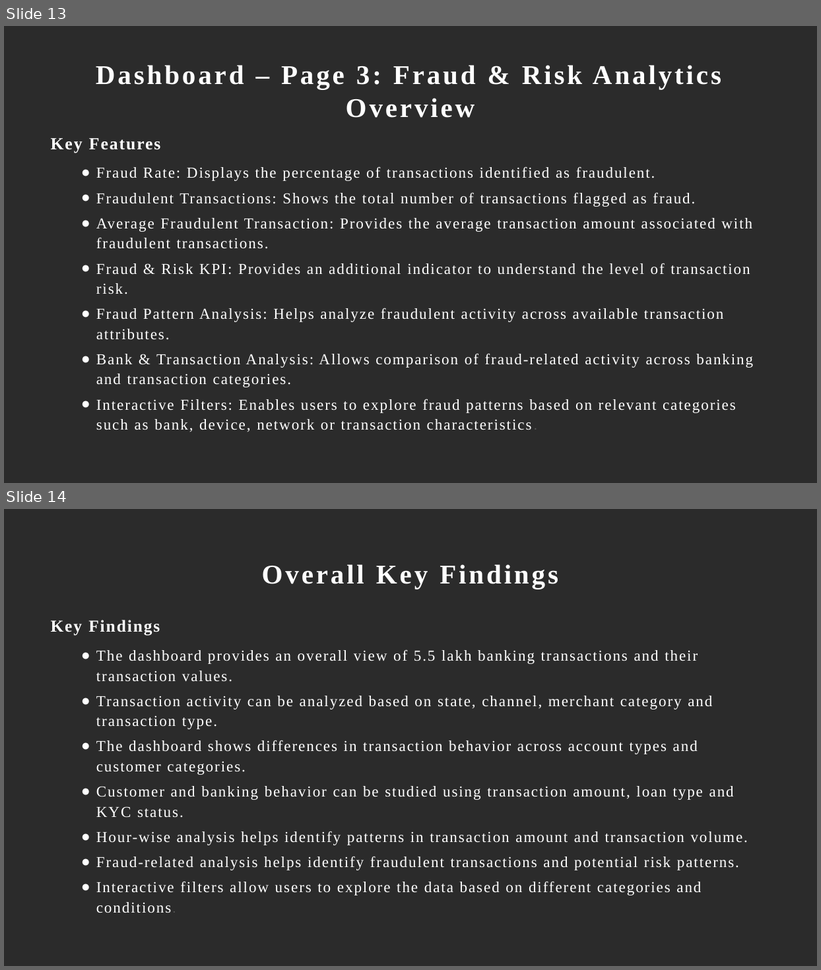
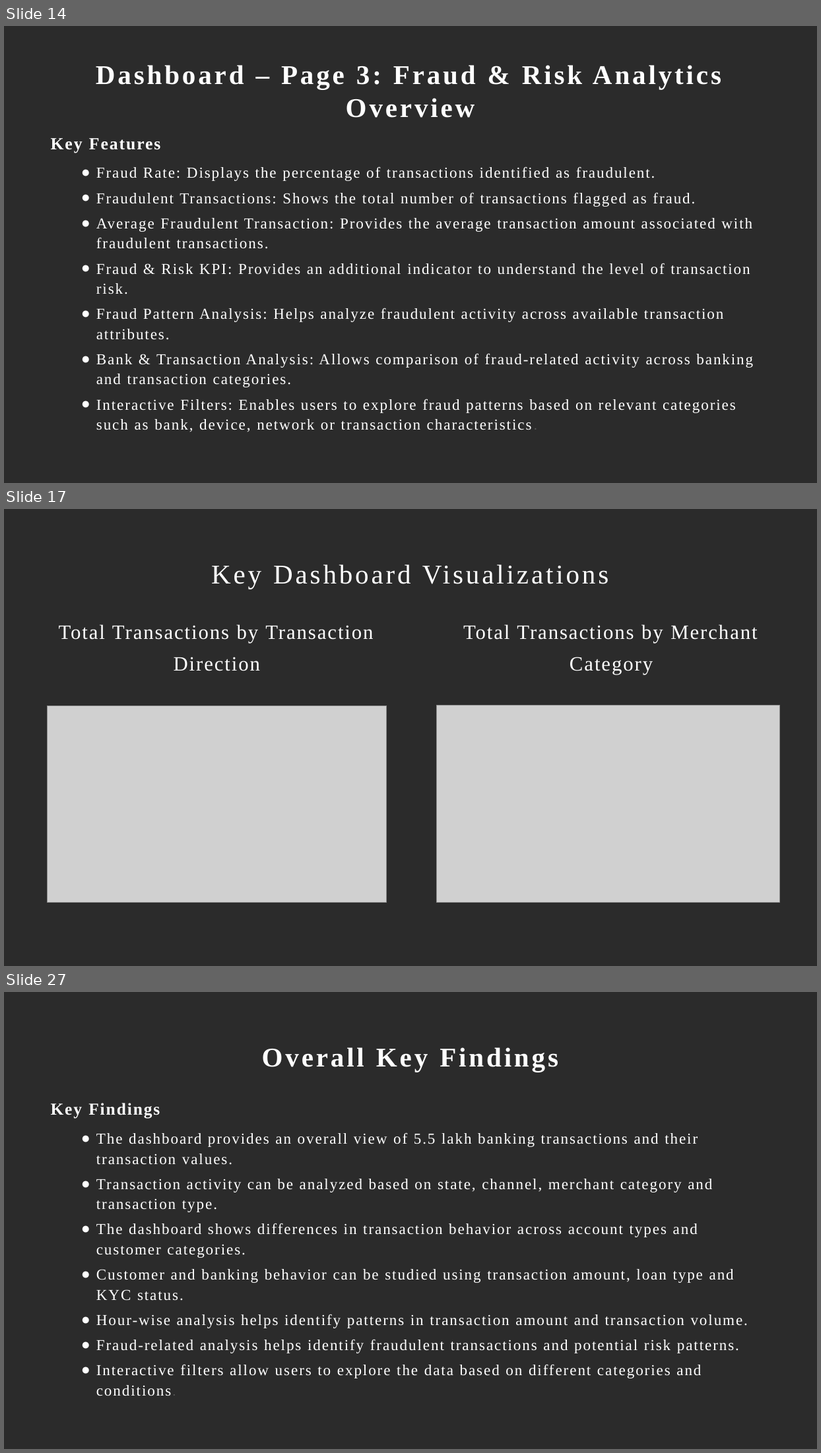
Before and after one commit to monika82004/Indian-Banking-Transaction, a slide deck: Indian Banking Transaction.pptx. Shown one above the other, each under a label of ours: slides 13 and 14 before the commit, slides 14, 17 and 27 after it; the slides between them are not shown. The pictures are 821x970 and 821x1453 pixels, drawn with LibreOffice and Linux fonts; fonts in the diff are those of the drawing; grey boxes stand for pictures; background and template pictures are left out; a plain dark background stands for a picture behind light text. Boxes give left, top, right and bottom in pixels: in the first picture for what was removed or moved away, otherwise in the second. Text is boxed around its words. In the diff, an @@ line names an element or a change of style, - is before the commit and + after.

```diff
--- a/Indian Banking Transaction.pptx
+++ b/Indian Banking Transaction.pptx
@@ slide 17 added at <box>4,509,817,966</box>, background picture (left out) @@
@@ title added at <box>211,564,609,589</box>, 32 pt, text #FFFFFF @@
+Key Dashboard Visualizations
@@ text added at <box>59,625,373,671</box>, 24 pt, text #FFFFFF @@
+Total Transactions by Transaction Direction
@@ text added at <box>463,625,757,675</box>, 24 pt, text #FFFFFF @@
+Total Transactions by Merchant Category
@@ picture added at <box>47,706,386,903</box> @@
@@ picture added at <box>436,706,780,903</box> @@
@@ what was slide 13 is now slide 14 @@
@@ what was slide 14 is now slide 27 @@
```
Also in this commit, not shown: 3 slides changed, 12 other slides added.
